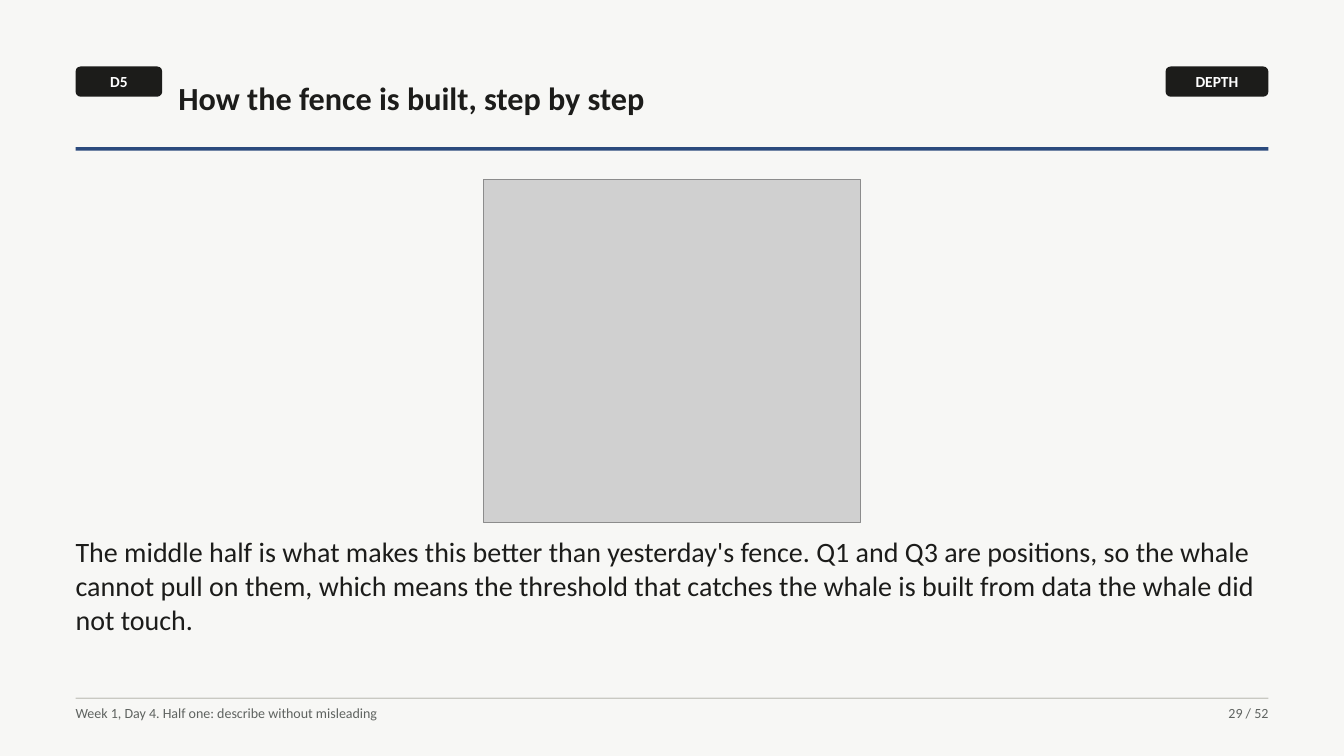
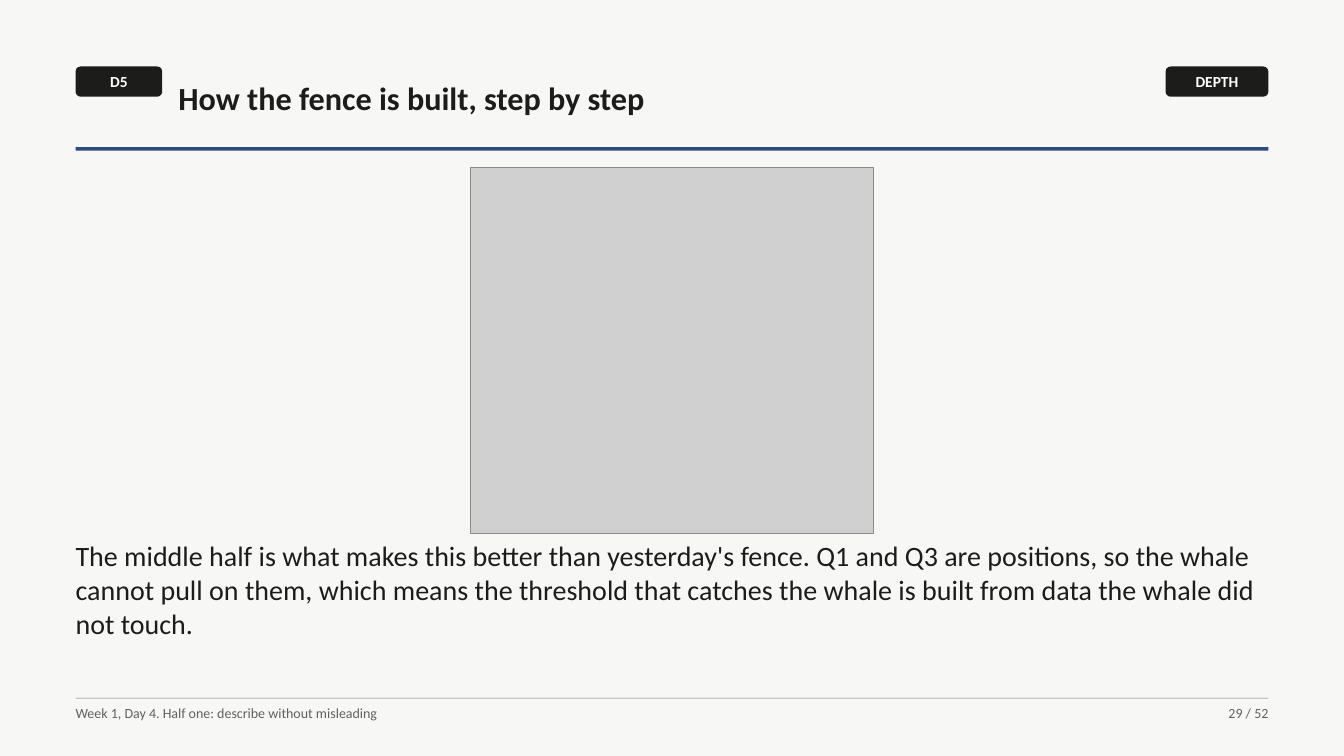
Before and after one commit to fde-academy-lab/c2-content-factory, a slide deck: slide 29 of content/W01/D4/slides/C2_W01_D04_half1_STUDENT.pptx. Drawn at 1344x756 pixels with LibreOffice and Linux fonts; fonts in the diff are those of the drawing; grey boxes stand for pictures. Boxes give left, top, right and bottom in pixels: in the first picture for what was removed or moved away, otherwise in the second. Text is boxed around its words. In the diff, an @@ line names an element or a change of style, - is before the commit and + after.

```diff
--- a/content/W01/D4/slides/C2_W01_D04_half1_STUDENT.pptx
+++ b/content/W01/D4/slides/C2_W01_D04_half1_STUDENT.pptx
@@ picture resized from (x1=483, y1=179, x2=861, y2=523) to (x1=471, y1=167, x2=874, y2=534) @@
@@ text "The middle half is what ..." moved from (x1=76, y1=542, x2=1254, y2=630) to (x1=76, y1=546, x2=1254, y2=634) @@
```
Also in this commit, not shown: 23 other files.
